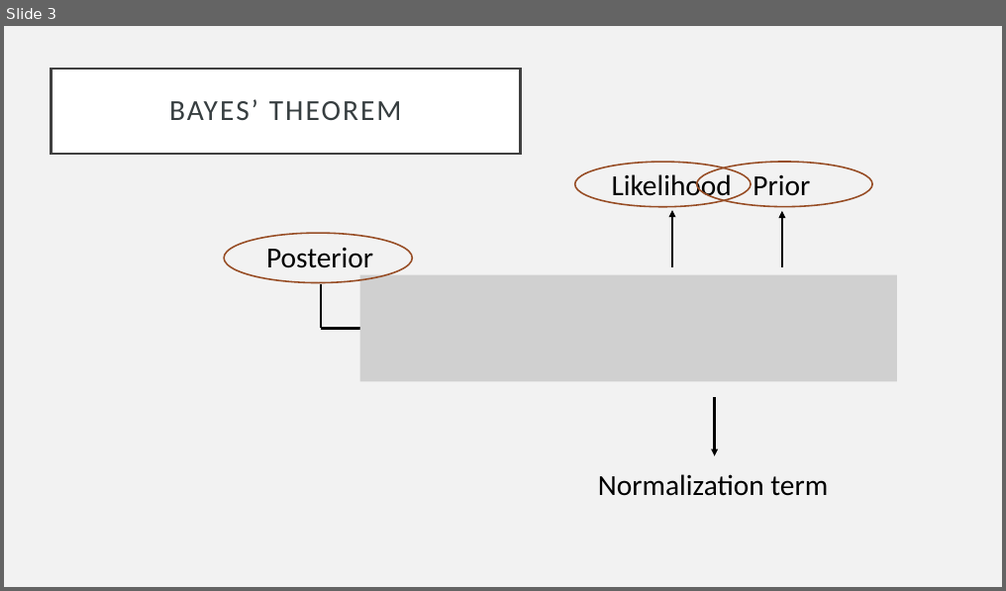
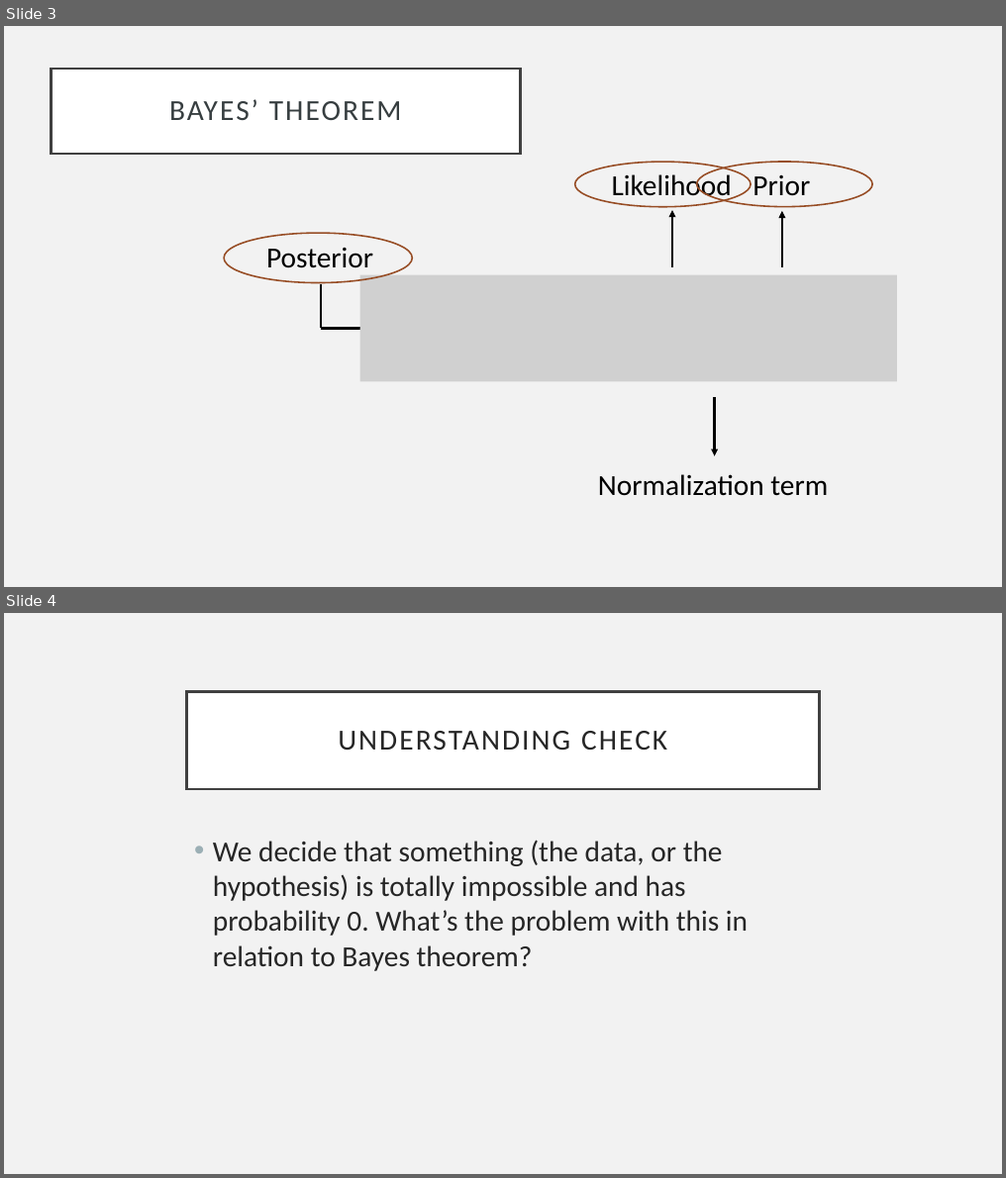
Before and after one commit to nightingal3/socdevbayes, a slide deck: Introduction to Bayesian Inference.pptx. Shown one above the other, each under a label of ours: slide 3 before the commit, slides 3 and 4 after it. The pictures are 1006x591 and 1006x1178 pixels, drawn with LibreOffice and Linux fonts; fonts in the diff are those of the drawing; grey boxes stand for pictures. Boxes give left, top, right and bottom in pixels: in the first picture for what was removed or moved away, otherwise in the second. Text is boxed around its words. In the diff, an @@ line names an element or a change of style, - is before the commit and + after.

Commit message:
Add understanding slides

```diff
--- a/Introduction to Bayesian Inference.pptx
+++ b/Introduction to Bayesian Inference.pptx
@@ slide 4 added at (4, 613, 1002, 1174), background #F2F2F2 @@
@@ title added at (187, 691, 819, 789), fill #FFFFFF, outline #404040 2.5 pt, 28 pt, text #262626 @@
+UNDERSTANDING CHECK
@@ text added at (213, 840, 747, 971), 28 pt, text #262626 @@
+• We decide that something (the data, or the hypothesis) is totally impossible and has probability 0. What’s the problem with this in relation to Bayes theorem?
```
Also in this commit, not shown: 4 other slides added.
